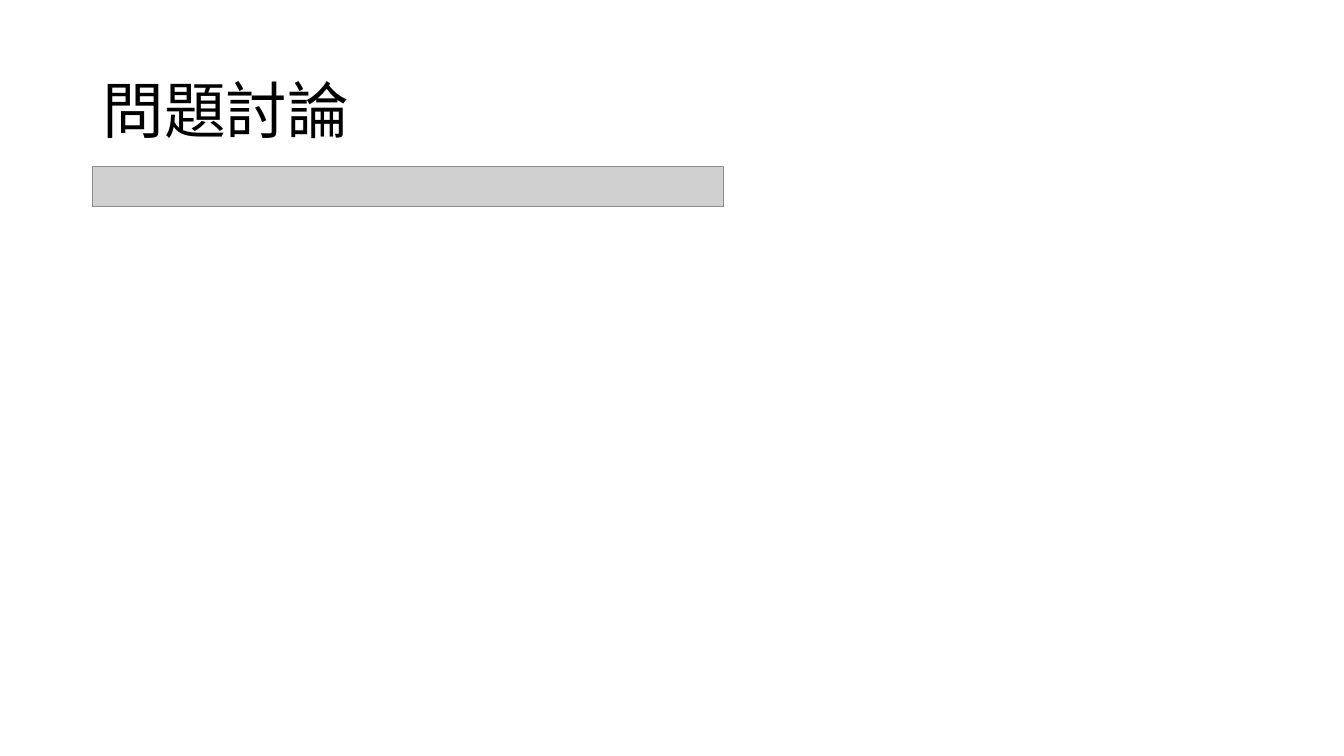
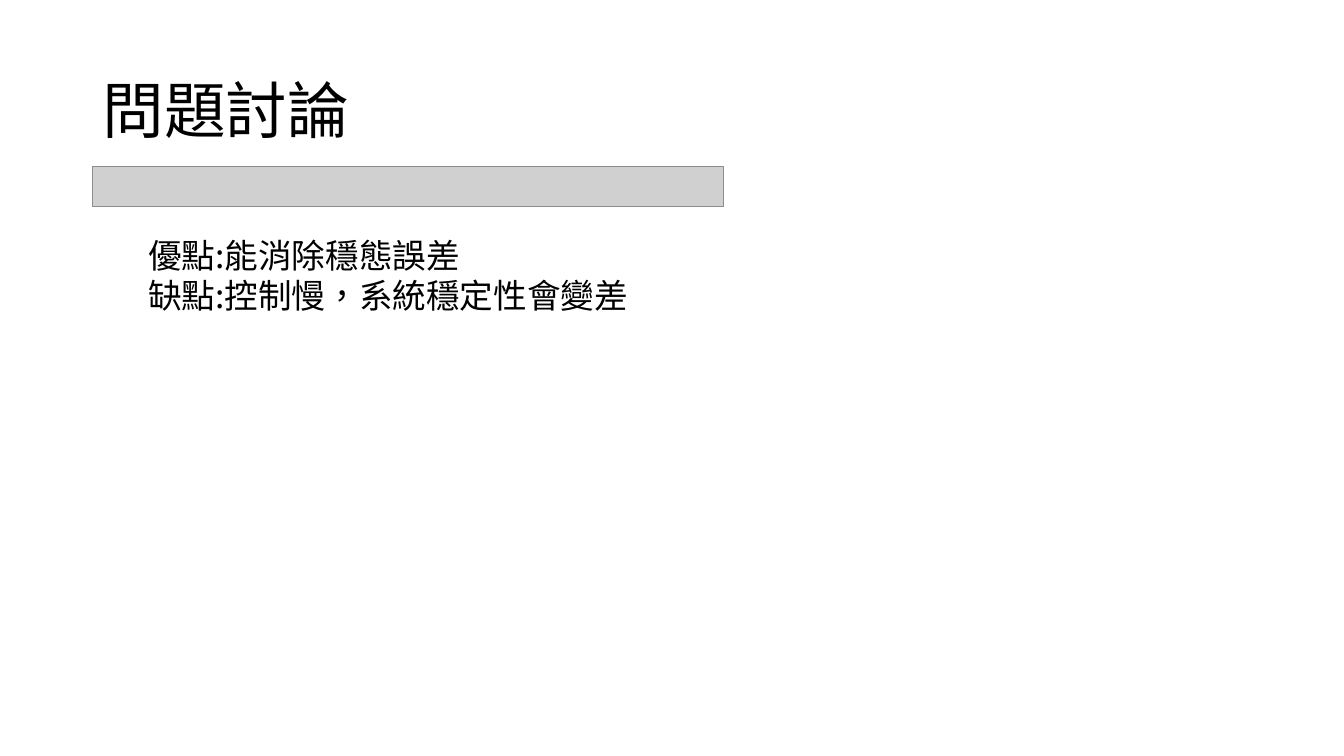
Before and after one commit to yeyi58095/control_lab, a slide deck: slide 27 of 實驗四/presentation/實驗四_第二組_葉彥辰_郭亮佑_蘇昱嘉.pptx. Drawn at 1344x756 pixels with LibreOffice and Linux fonts; fonts in the diff are those of the drawing; grey boxes stand for pictures. Boxes give left, top, right and bottom in pixels: in the first picture for what was removed or moved away, otherwise in the second. Text is boxed around its words. In the diff, an @@ line names an element or a change of style, - is before the commit and + after.

```diff
--- a/實驗四/presentation/實驗四_第二組_葉彥辰_郭亮佑_蘇昱嘉.pptx
+++ b/實驗四/presentation/實驗四_第二組_葉彥辰_郭亮佑_蘇昱嘉.pptx
@@ text added at (148,239,628,311), 24 pt, text #000000 @@
+優點:能消除穩態誤差
+缺點:控制慢，系統穩定性會變差
```
Also in this commit, not shown: 2 other slides changed, 2 other files.
